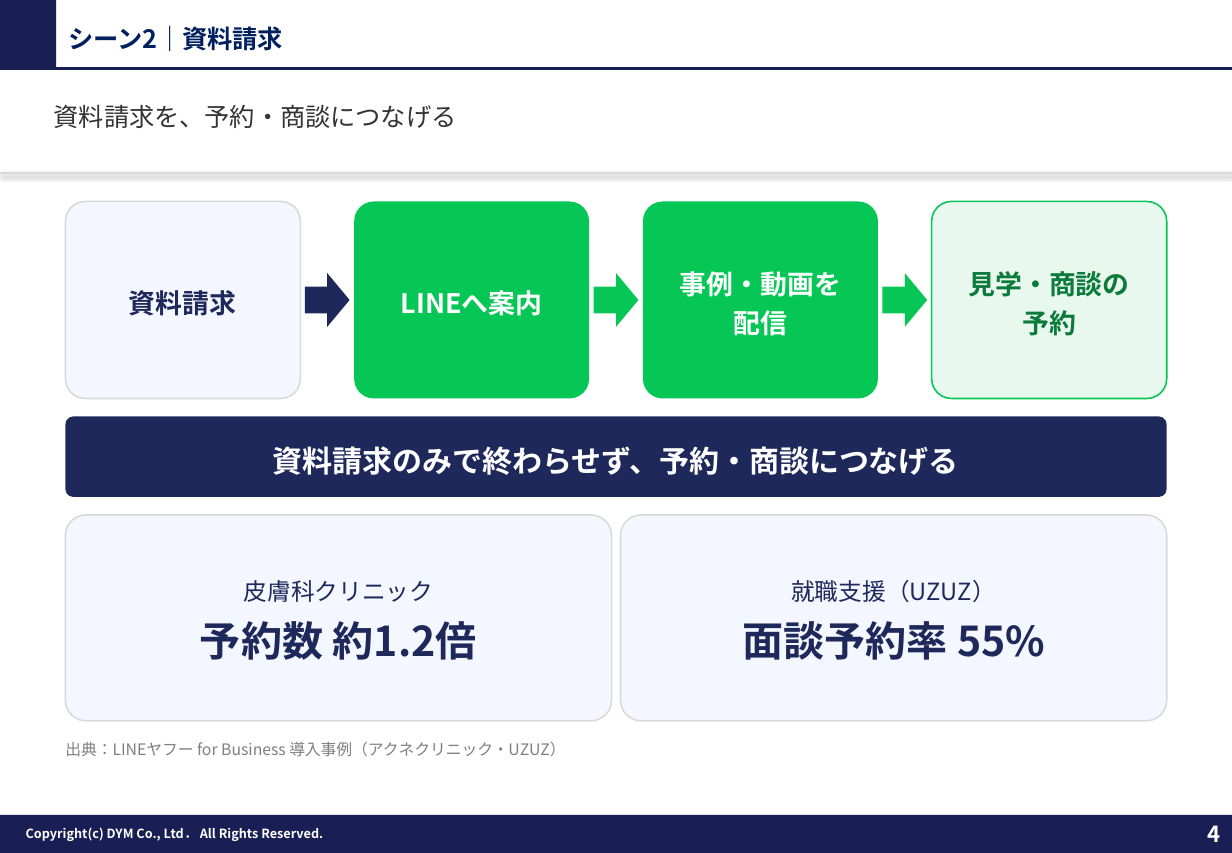
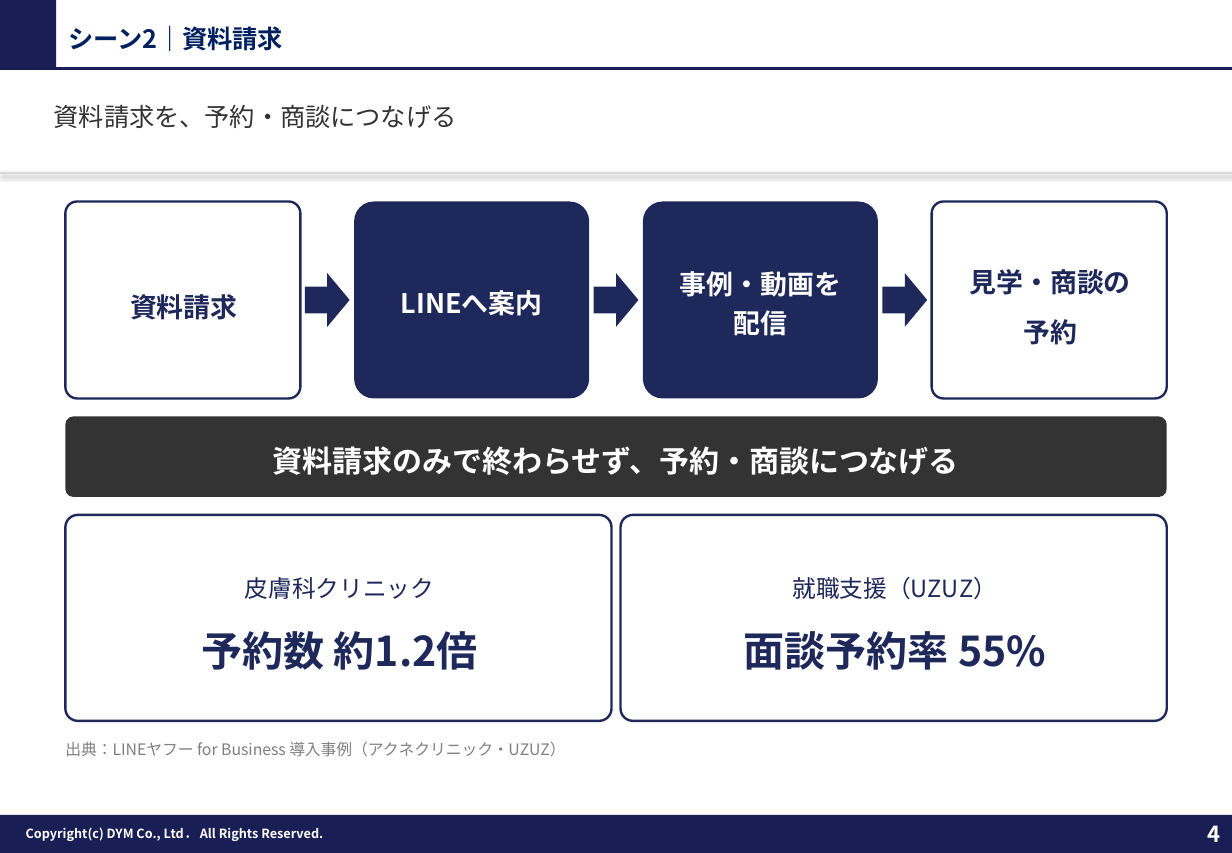
Before and after one commit to tonomura-r-dev/folder, a slide deck: slide 4 of 20261002_サンクスLINEのご提案.pptx. Drawn at 1232x853 pixels with LibreOffice and Linux fonts; fonts in the diff are those of the drawing; background and template pictures are left out. Boxes give left, top, right and bottom in pixels: in the first picture for what was removed or moved away, otherwise in the second. Text is boxed around its words. In the diff, an @@ line names an element or a change of style, - is before the commit and + after.

```diff
--- a/20261002_サンクスLINEのご提案.pptx
+++ b/20261002_サンクスLINEのご提案.pptx
@@ rounded rectangle "見学・商談の" at <box>932,201,1167,398</box>: text colour #0B7A3B to #1F285A; line spacing 1.2 to 1.3; more space between paragraphs; fill #E8F8EE to #FFFFFF; outline #06C755 1 pt to #1F285A 1.5 pt; proportions changed @@
@@ fill #06C755 to #1F285A in 4 elements at <box>354,201,589,398</box>, <box>643,201,878,398</box>, <box>594,273,638,326</box>, <box>883,273,927,326</box> @@
@@ rounded rectangle "資料請求のみで終わらせず、予約・商談につなげる" at <box>65,416,1167,497</box>: fill #1F285A to #333333 @@
@@ line spacing 1.2 to 1.3; more space between paragraphs; fill #F4F7FF to #FFFFFF; outline #D9D9D9 1 pt to #1F285A 1.5 pt; proportions changed in 3 elements at <box>65,201,300,398</box>, <box>65,515,611,721</box>, <box>621,515,1167,721</box> @@
```
Also in this commit, not shown: 3 other slides changed, 3 other files.
